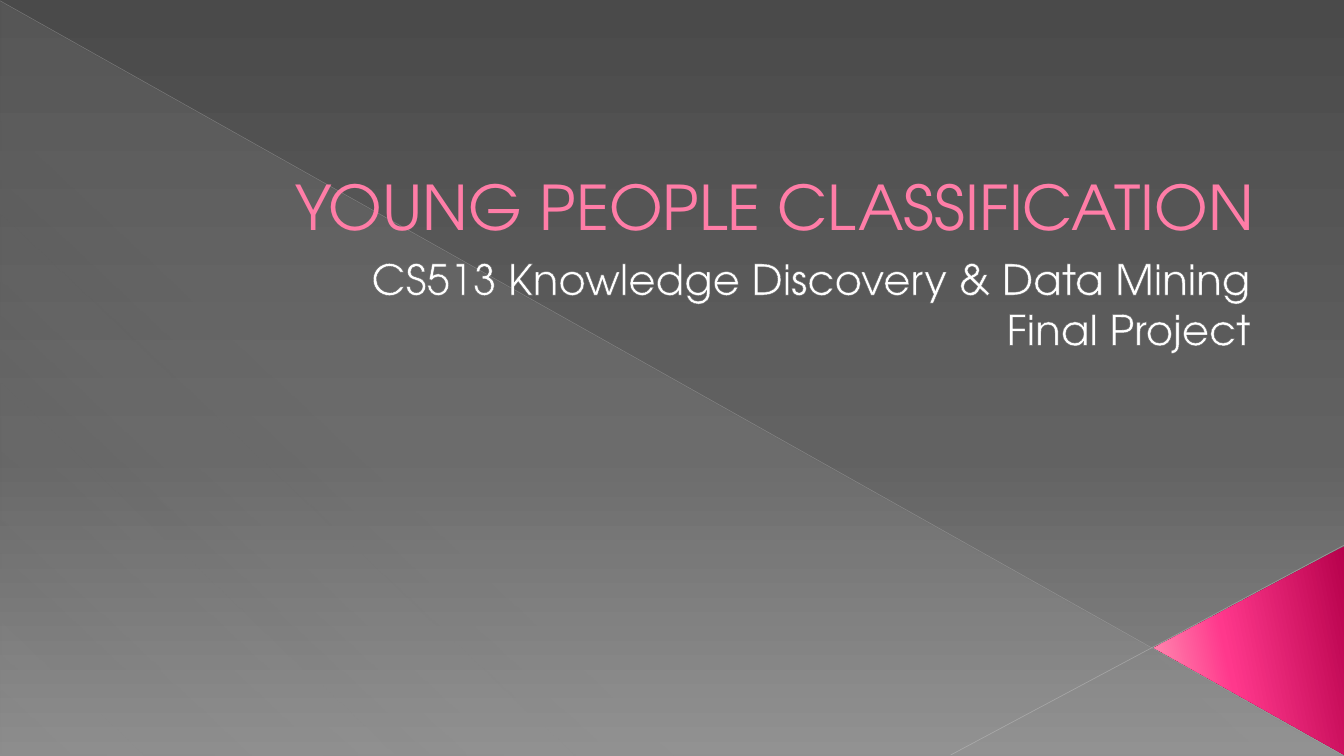
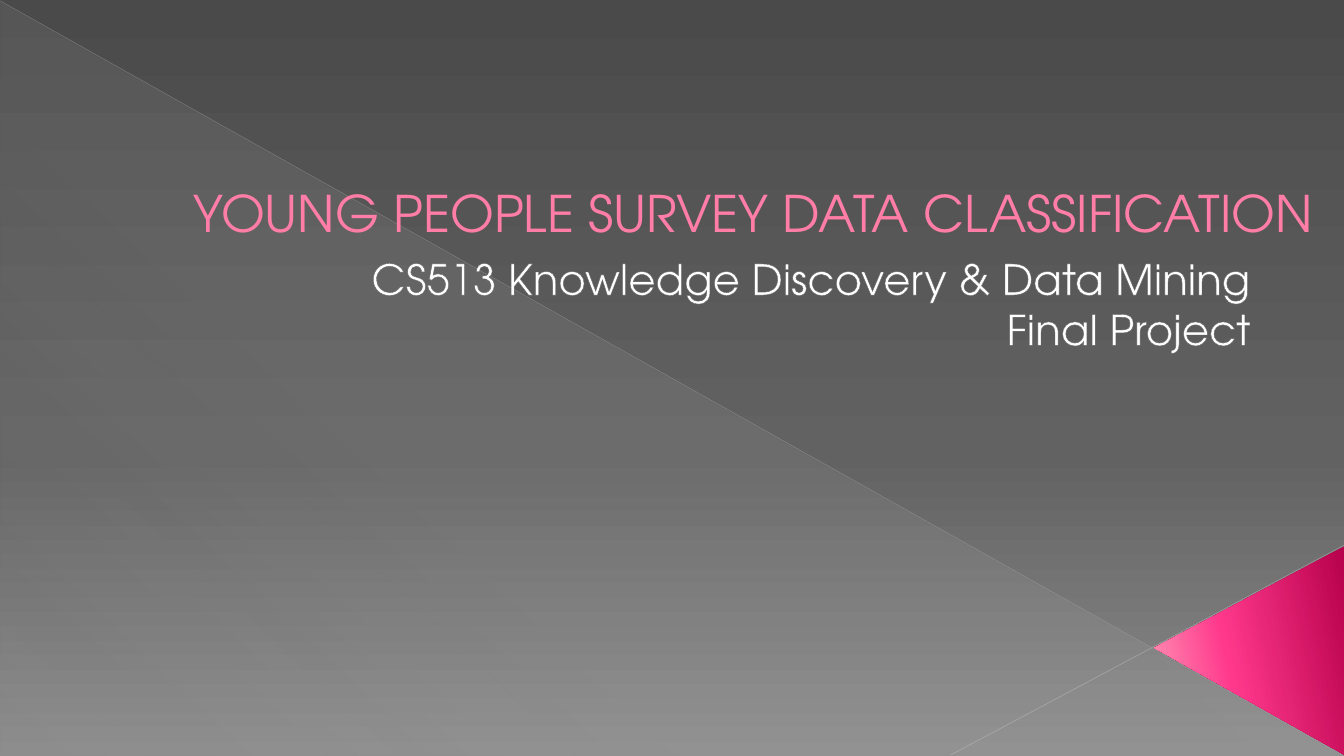
Before and after one commit to dhavalaM/CS513-Project, a slide deck: slide 1 of Presentation_YPS.pptx. Drawn at 1344x756 pixels with LibreOffice and Linux fonts; fonts in the diff are those of the drawing. Boxes give left, top, right and bottom in pixels: in the first picture for what was removed or moved away, otherwise in the second. Text is boxed around its words. In the diff, an @@ line names an element or a change of style, - is before the commit and + after.

```diff
--- a/Presentation_YPS.pptx
+++ b/Presentation_YPS.pptx
@@ title at [194,194,1312,233]: text changed; size 44 to 36 pt @@
-YOUNG PEOPLE CLASSIFICATION
+YOUNG PEOPLE SURVEY DATA CLASSIFICATION
```
Also in this commit, not shown: 5 other slides changed, 2 slides added.
